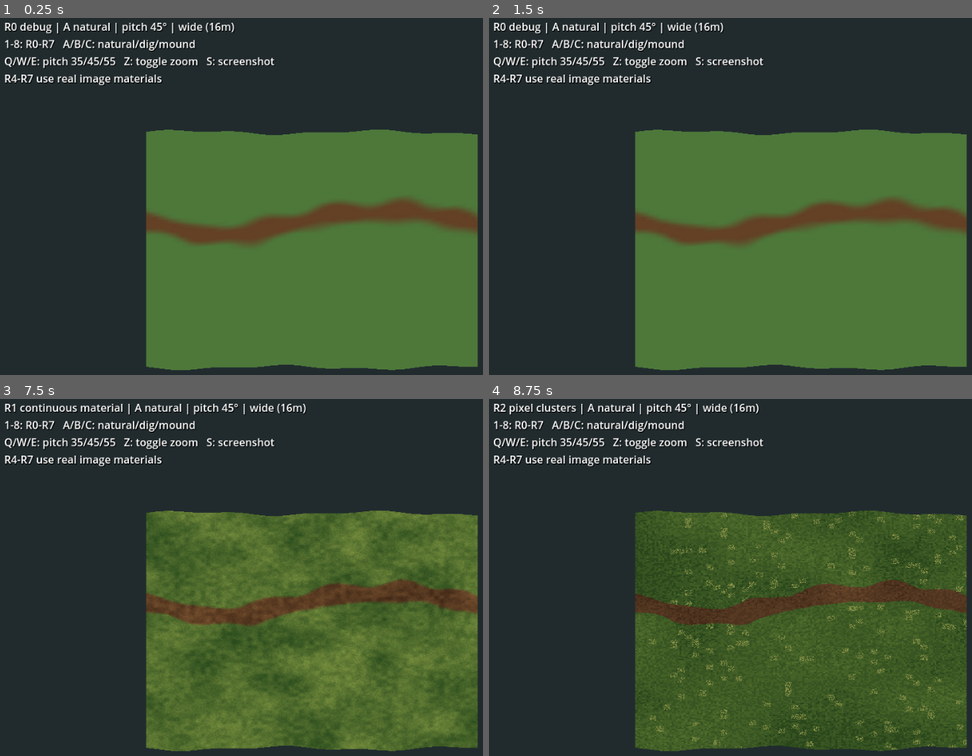
Above: before the commit, frames 1-4 (two rows, left to right).
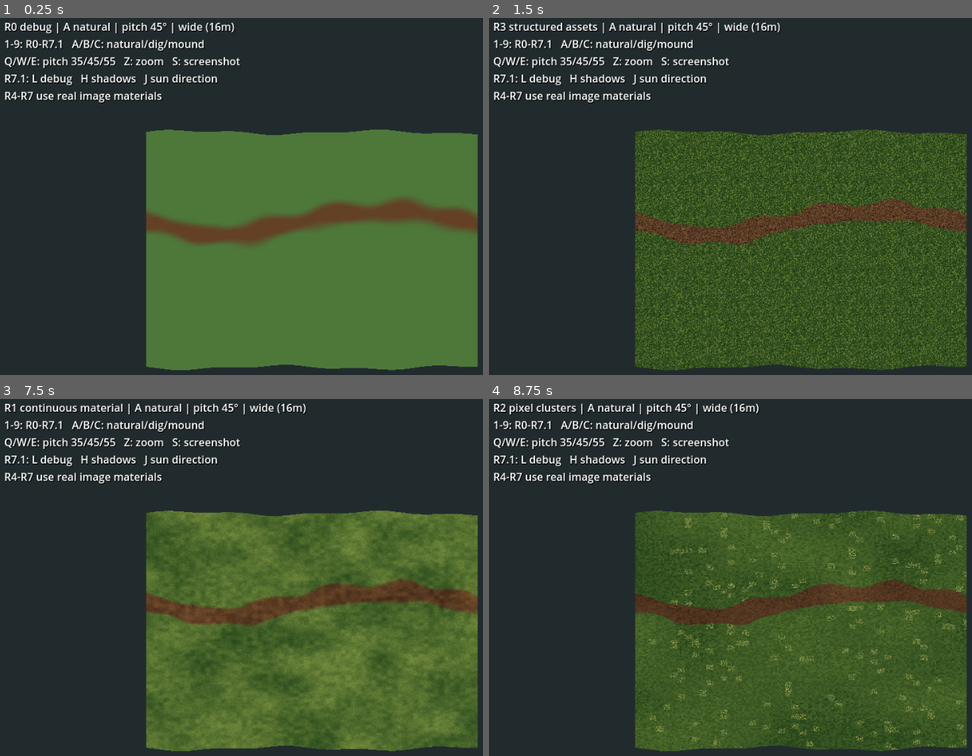
Above: after the commit, the same moments.

Repository: Riddick-ulous/SurvivalGamePixelArt
Game: Godot game, scene res://main.tscn
Same seed, same stepped clock (60 frames per second), same inputs: the game is played once before the commit and once after it.
Inputs:
- Up to frame 1 (0.25 s): no input
- Up to frame 2 (1.5 s): tap Enter at 0.5 s; hold W 0.53-1.28 s; tap 9 at 0.6 s; tap L at 0.8, 1.35 s; tap Space at 1.25 s; hold S from 1.28 s (still down)
- Up to frame 3 (7.5 s): tap H at 1.55, 2.1, 4.55, 5.1 s; tap Enter at 2, 3.5 s; release S at 2.03 s; hold W 2.03-3.53 s; tap J at 2.3, 2.85, 5.3, 5.85 s; tap Space at 2.75, 4.25 s; tap 9 at 3.05, 3.6, 6.05 s; hold A 3.53-5.03 s; tap L at 3.8, 4.35, 6.8 s; hold S 5.03-5.78 s; hold W from 5.78 s (still down); tap 1 at 6.6 s; tap 2 at 7.35 s
- Up to frame 4 (8.75 s): tap H at 7.55 s; release W at 8.03 s; hold S from 8.03 s (still down); tap 3 at 8.1 s; tap J at 8.3 s

The runs differ from the first frame. In frame 1, 2.0% of the frame differs, in the area x 0-57%, y 6-24%; in frame 2, 36%, in the area x 0-99%, y 1-99%; in frame 3, 2.0%; in frame 4, 2.0%.

Commit message:
feat: R7.1 light diagnostics and consistent wall texture scale

Diff:
--- a/experiments/terrain-rendering-spike/terrain_material.gdshader
+++ b/experiments/terrain-rendering-spike/terrain_material.gdshader
@@ -9,6 +9,7 @@
 uniform sampler2D grass_b_tex : source_color, filter_nearest, repeat_enable;
 uniform sampler2D soil_tex : source_color, filter_nearest, repeat_enable;
 uniform float material_meters = 8.0;
+uniform int r71_debug_mode = 0;
 
 varying vec3 world_pos;
 varying float grass;
@@ -43,6 +44,51 @@
         vec3 turf = mix(vec3(0.16,0.29,0.12),vec3(0.46,0.55,0.24),0.6*large+0.4*medium);
         float blend = smoothstep(0.26,0.74,g+0.14*(medium-0.5));
         ALBEDO = mix(earth,turf,blend)*(0.90+0.20*fine);
+    } else if (render_mode_id == 8) {
+        // R7.1: same terrain and grass mix as R7, but consistent
+        // meters-per-repeat on all projection axes.
+        vec2 uv = fract(p/material_meters);
+        vec3 turf_a = texture(grass_a_tex,uv).rgb;
+        vec3 turf_b = texture(grass_b_tex,uv).rgb;
+        float grass_field = 0.64*noise2(p*1.55+vec2(13.7,8.2))
+                          + 0.36*noise2(p*4.0+vec2(71.1,19.4));
+        float grass_jitter = hash21(floor(p*8.0+vec2(2.0,7.0)))-0.5;
+        vec3 turf = mix(turf_a,turf_b,step(0.50,grass_field+0.14*grass_jitter));
+        float center = 6.1+0.85*sin(p.x*0.42);
+        center += 0.40*(noise2(vec2(p.x*0.55,11.0))-0.5)*2.0;
+        center += 0.20*(noise2(p*0.85+vec2(6.0,17.0))-0.5)*2.0;
+        float half_width = 0.62+0.24*(noise2(p*0.75+vec2(34.0,12.0))-0.5)*2.0;
+        float signed_edge = abs(p.y-center)-half_width;
+        signed_edge += 0.15*(noise2(p*2.2+vec2(7.0,3.0))-0.5)*2.0;
+        signed_edge += 0.05*(noise2(p*7.0+vec2(4.0,23.0))-0.5)*2.0;
+        signed_edge += 0.035*(hash21(floor(p*32.0))-0.5);
+        float turf_coverage = step(0.0,signed_edge)*(1.0-step(0.11,cut_depth));
+        float lip = turf_coverage*(1.0-step(0.13,signed_edge));
+        // Geometry normals from the mesh (view-space NORMAL) are transformed
+        // to world-space, avoiding screen-derivative sign ambiguity.
+        vec3 normal_world = normalize((INV_VIEW_MATRIX*vec4(NORMAL,0.0)).xyz);
+        vec3 weights = abs(normal_world);
+        vec3 earth = texture(soil_tex,uv).rgb;
+        vec3 side_x = texture(soil_tex,fract(world_pos.zy/material_meters)).rgb;
+        vec3 side_z = texture(soil_tex,fract(world_pos.xy/material_meters)).rgb;
+        if (weights.y < max(weights.x,weights.z)) {
+            earth = weights.x > weights.z ? side_x : side_z;
+        }
+        ALBEDO = mix(earth,turf,turf_coverage);
+        ALBEDO = mix(ALBEDO,turf*vec3(0.63,0.76,0.53),lip*0.65);
+        ROUGHNESS = 1.0;
+        if (r71_debug_mode == 1) {
+            // Unlit material diagnostic, independent of all light sources.
+            EMISSION = ALBEDO;
+            ALBEDO = vec3(0.0);
+        } else if (r71_debug_mode == 2) {
+            // World-space normals encoded as RGB.
+            EMISSION = normal_world*0.5+0.5;
+            ALBEDO = vec3(0.0);
+        } else if (r71_debug_mode == 3) {
+            // Pure white terrain under the actual scene lighting.
+            ALBEDO = vec3(1.0);
+        }
     } else if (render_mode_id == 7) {
         // R7: retain R5 grass A/B selection, add an explicit path-edge lip.
         vec2 uv = fract(p/material_meters);
@@ -191,7 +237,7 @@
         ALBEDO = mix(color,vec3(0.55,0.58,0.29),sprig*step(0.65,hash21(cell)));
     }
     // Keep R0-R6 visually unlit for direct comparison with R7.
-    if (render_mode_id != 7) {
+    if (render_mode_id < 7) {
         EMISSION = ALBEDO;
         ALBEDO = vec3(0.0);
     }
--- a/experiments/terrain-rendering-spike/terrain_spike.gd
+++ b/experiments/terrain-rendering-spike/terrain_spike.gd
@@ -5,7 +5,7 @@
 const EXTENT := 16.0
 const STEP := EXTENT / GRID
 const SEED := 1909
-const MODES := ["R0 debug", "R1 continuous material", "R2 pixel clusters", "R3 structured assets", "R4 image materials", "R5 stochastic transitions", "R6 excavated terrain", "R7 lit square pit"]
+const MODES := ["R0 debug", "R1 continuous material", "R2 pixel clusters", "R3 structured assets", "R4 image materials", "R5 stochastic transitions", "R6 excavated terrain", "R7 lit square pit", "R7.1 light debug"]
 const CASES := ["A natural", "B excavation", "C mound"]
 var mode_id := 0
 var case_id := 0
@@ -20,11 +20,17 @@
 var r4_ready: bool = false
 var close_camera: bool = false
 var r6_debug: bool = false
+var lighting_debug_mode: int = 0
+var shadow_test: bool = false
+var sun_direction_id: int = 0
+var r71_sun: DirectionalLight3D
+var reference_mesh: MeshInstance3D
 
 func _ready() -> void:
     RenderingServer.set_default_clear_color(Color(0.13, 0.17, 0.18))
     _build_camera()
     _build_lighting()
+    _build_reference_mesh()
     _build_terrain()
     _build_decor()
     _build_r3_assets()
@@ -49,9 +55,9 @@
 func _build_lighting() -> void:
     var sun := DirectionalLight3D.new()
     sun.name = "R7_Sun"
-    sun.rotation_degrees = Vector3(-52.0,-38.0,0.0)
-    sun.light_energy = 1.25
-    sun.shadow_enabled = true
+    sun.rotation_degrees = Vector3(-60.0,-45.0,0.0)
+    sun.light_energy = 1.8
+    sun.shadow_enabled = false
     add_child(sun)
     var environment := WorldEnvironment.new()
     var settings := Environment.new()
@@ -59,10 +65,27 @@
     settings.background_color = Color(0.13,0.17,0.18)
     settings.ambient_light_source = Environment.AMBIENT_SOURCE_COLOR
     settings.ambient_light_color = Color(0.75,0.80,0.83)
-    settings.ambient_light_energy = 0.48
+    settings.ambient_light_energy = 0.8
     environment.environment = settings
     add_child(environment)
     sun.visible = false
+    r71_sun = sun
+
+func _build_reference_mesh() -> void:
+    # Neutral reference: if this cube reacts to light, the scene light works.
+    reference_mesh = MeshInstance3D.new()
+    reference_mesh.name = "R71_White_Light_Reference"
+    var cube := BoxMesh.new()
+    cube.size = Vector3(0.8,0.8,0.8)
+    reference_mesh.mesh = cube
+    var white := StandardMaterial3D.new()
+    white.albedo_color = Color.WHITE
+    white.roughness = 1.0
+    white.metallic = 0.0
+    reference_mesh.material_override = white
+    reference_mesh.position = Vector3(7.0,0.6,7.0)
+    reference_mesh.visible = false
+    add_child(reference_mesh)
 
 func _r7_depth(x: float,z: float) -> float:
     var dx: float = x-8.2
@@ -76,7 +99,7 @@
     var h: float = 0.12*sin(x*0.7+0.2)*cos(z*0.6) + 0.07*sin(x*1.8+z*0.9)
     var d: float = Vector2(x-8.2,z-8.0).length()
     if case_id == 1:
-        if mode_id == 7:
+        if mode_id >= 7:
             h -= _r7_depth(x,z)
         elif mode_id == 6:
             # Flatter excavated floor with steeper but resolvable banks.
@@ -105,7 +128,7 @@
     var colors := PackedColorArray()
     var indices := PackedInt32Array()
     var normals := PackedVector3Array()
-    var grid: int = R7_GRID if mode_id == 7 else GRID
+    var grid: int = R7_GRID if mode_id >= 7 else GRID
     var step_size: float = EXTENT/float(grid)
     for z in range(grid+1):
         for x in range(grid+1):
@@ -113,7 +136,7 @@
             var pz := float(z)*step_size
             verts.append(Vector3(px,_height(px,pz),pz))
             var cut_depth: float = 0.0
-            if mode_id == 7 and case_id == 1:
+            if mode_id >= 7 and case_id == 1:
                 cut_depth = _r7_depth(px,pz)
             elif mode_id == 6 and case_id == 1:
                 cut_depth = 1.05*(1.0-smoothstep(1.25,2.20,Vector2(px-8.2,pz-8.0).length()))
@@ -181,7 +204,11 @@
         push_warning("Image materials missing in res://materials/")
     _rebuild_mesh()
     terrain_material.set_shader_parameter("render_mode_id",mode_id)
-    get_node("R7_Sun").visible = mode_id == 7
+    r71_sun.visible = mode_id >= 7
+    r71_sun.shadow_enabled = shadow_test if mode_id == 8 else true
+    r71_sun.rotation_degrees = Vector3(-60.0,-45.0,0.0) if sun_direction_id == 0 else Vector3(-48.0,125.0,0.0)
+    reference_mesh.visible = mode_id == 8
+    terrain_material.set_shader_parameter("r71_debug_mode",lighting_debug_mode if mode_id == 8 else 0)
     terrain_material.set_shader_parameter("world_scale",32.0)
     terrain_material.set_shader_parameter("seed",float(SEED))
     terrain_material.set_shader_parameter("r3_atlas",r3_atlas)
@@ -191,7 +218,7 @@
         var z: float = item.get_meta("ground_z")
         item.position.y = _height(x,z)+0.17
     var zoom_label: String = "close (~4m)" if close_camera else "wide (16m)"
-    info.text = "%s | %s | pitch %.0f° | %s\n1-8: R0-R7   A/B/C: natural/dig/mound\nQ/W/E: pitch 35/45/55   Z: toggle zoom   S: screenshot\nR4-R7 use real image materials" % [MODES[mode_id],CASES[case_id],pitch,zoom_label]
+    info.text = "%s | %s | pitch %.0f° | %s\n1-9: R0-R7.1   A/B/C: natural/dig/mound\nQ/W/E: pitch 35/45/55   Z: zoom   S: screenshot\nR7.1: L debug   H shadows   J sun direction\nR4-R7 use real image materials" % [MODES[mode_id],CASES[case_id],pitch,zoom_label]
 
 func _unhandled_key_input(event: InputEvent) -> void:
     if not (event is InputEventKey) or not event.pressed or event.echo:
@@ -205,6 +232,11 @@
         KEY_6: mode_id = 5
         KEY_7: mode_id = 6
         KEY_8: mode_id = 7
+        KEY_9: mode_id = 8
+        KEY_L:
+            lighting_debug_mode = (lighting_debug_mode+1)%4
+        KEY_H: shadow_test = not shadow_test
+        KEY_J: sun_direction_id = (sun_direction_id+1)%2
         KEY_Z: close_camera = not close_camera
         KEY_A: case_id = 0
         KEY_B: case_id = 1
Not shown, added: experiments/terrain-rendering-spike/R7_1_LIGHT_DEBUG.md
